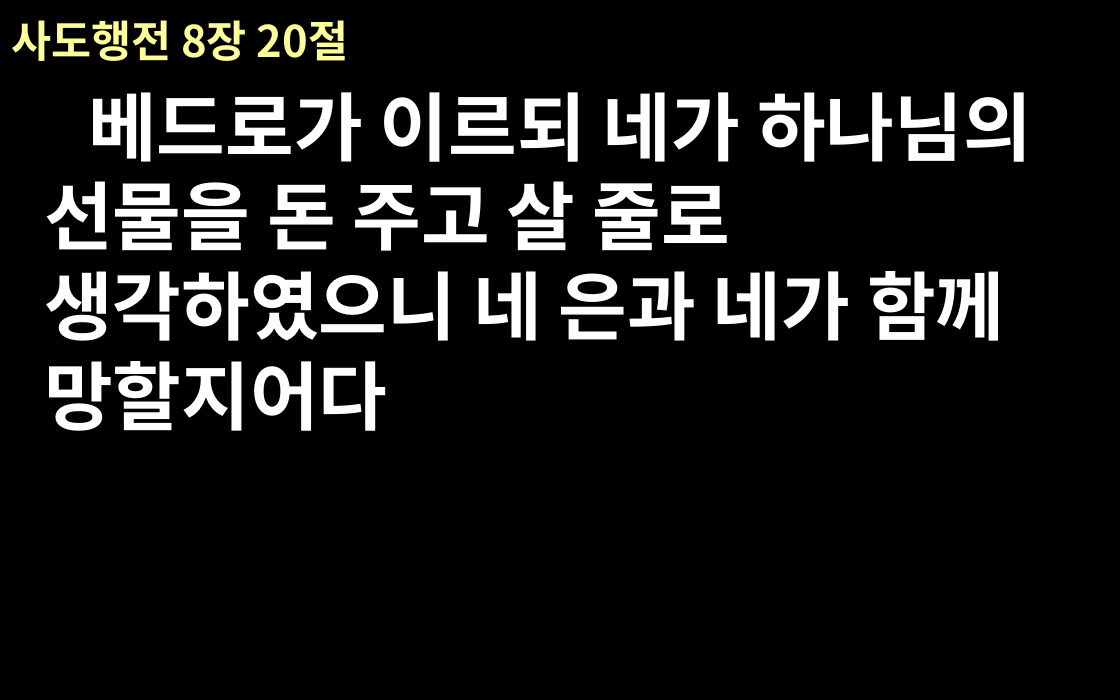
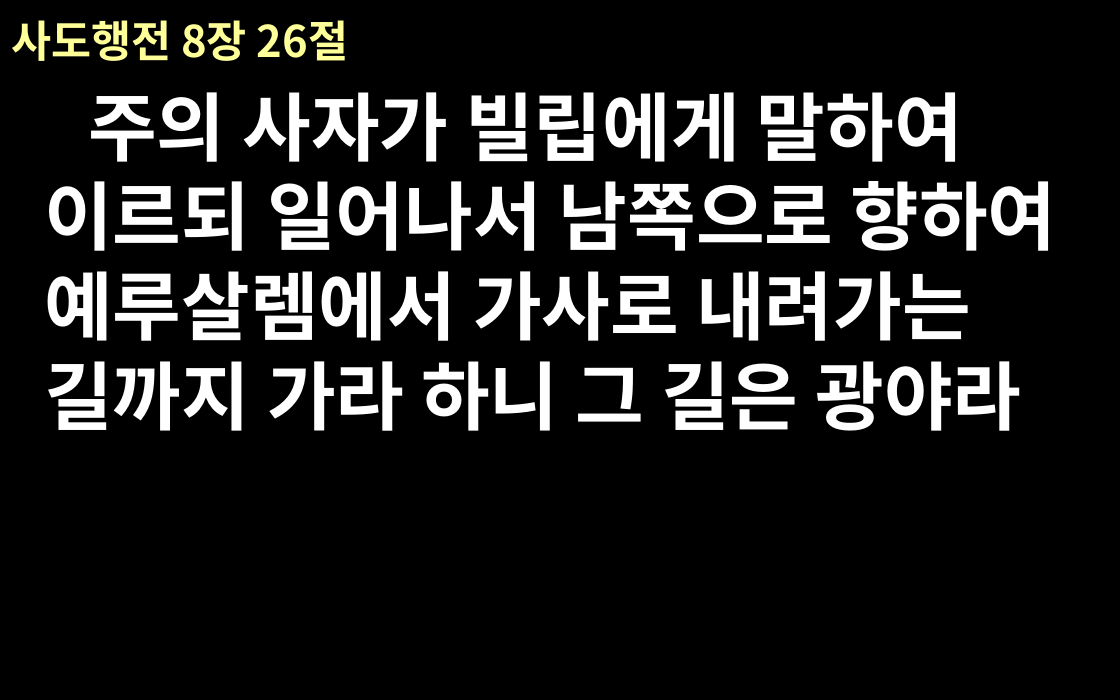
Before and after one commit to euskate/bible_ppt_class, a slide deck: slide 1 of new-file-name.pptx (slide 12 before the commit). Drawn at 1120x700 pixels with LibreOffice and Linux fonts; fonts in the diff are those of the drawing. Boxes give left, top, right and bottom in pixels: in the first picture for what was removed or moved away, otherwise in the second. Text is boxed around its words. In the diff, an @@ line names an element or a change of style, - is before the commit and + after.

```diff
--- a/new-file-name.pptx
+++ b/new-file-name.pptx
@@ title at (11, 20, 348, 61): text changed @@
-사도행전 8장 20절
+사도행전 8장 26절
@@ text at (44, 92, 1056, 431): text changed @@
-베드로가 이르되 네가 하나님의 선물을 돈 주고 살 줄로 생각하였으니 네 은과 네가 함께 망할지어다
+주의 사자가 빌립에게 말하여 이르되 일어나서 남쪽으로 향하여 예루살렘에서 가사로 내려가는 길까지 가라 하니 그 길은 광야라
```
Also in this commit, not shown: 18 other slides changed, 2 slides added, 1 slide removed, 3 other files.
